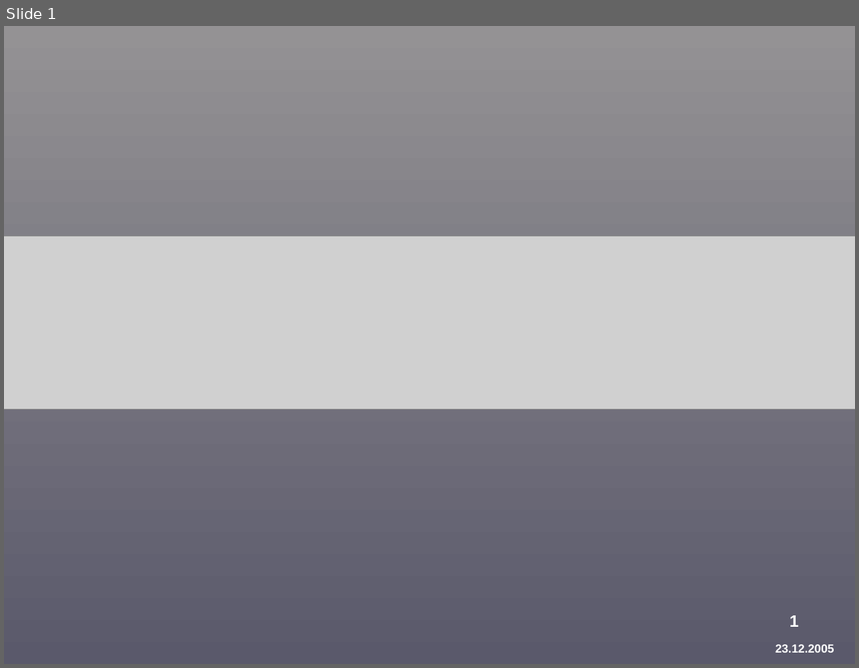
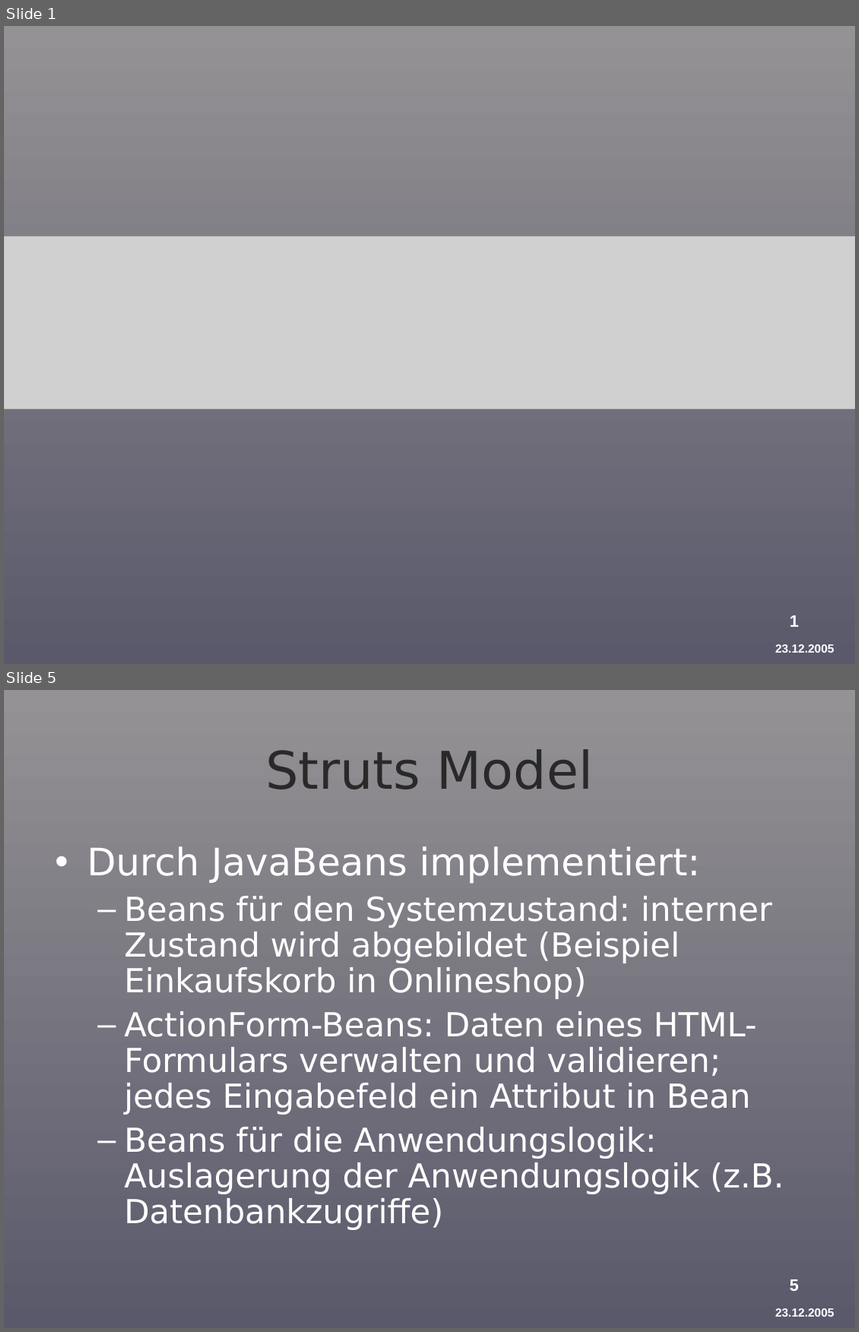
Before and after one commit to BackupTheBerlios/provirent-svn, a slide deck: docu/präsentation/Provirent-Vortrag-3-Forstner.ppt. Shown one above the other, each under a label of ours: slide 1 before the commit, slides 1 and 5 after it; the slides between them are not shown. The pictures are 859x668 and 859x1332 pixels, drawn with LibreOffice and Linux fonts; fonts in the diff are those of the drawing; grey boxes stand for pictures; background and template pictures are left out. Boxes give left, top, right and bottom in pixels: in the first picture for what was removed or moved away, otherwise in the second. Text is boxed around its words. In the diff, an @@ line names an element or a change of style, - is before the commit and + after.

```diff
--- a/docu/präsentation/Provirent-Vortrag-3-Forstner.ppt
+++ b/docu/präsentation/Provirent-Vortrag-3-Forstner.ppt
@@ slide 5 added at bbox=[4, 690, 855, 1328], background gradient #949294 to #5A596B; not listed: 2 template elements that a slide beside it also shows @@
@@ title added at bbox=[265, 749, 593, 790], 44 pt, text #292929 @@
+Struts Model
@@ text added at bbox=[87, 847, 784, 1230], 28 pt, text #FFFFFF @@
+• Durch JavaBeans implementiert:
+  – Beans für den Systemzustand: interner Zustand wird abgebildet (Beispiel Einkaufskorb in Onlineshop)
+  – ActionForm-Beans: Daten eines HTML-Formulars verwalten und validieren; jedes Eingabefeld ein Attribut in Bean
+  – Beans für die Anwendungslogik: Auslagerung der Anwendungslogik (z.B. Datenbankzugriffe)
```
Also in this commit, not shown: 1 slide changed, 8 other slides added, 2 slides removed.
